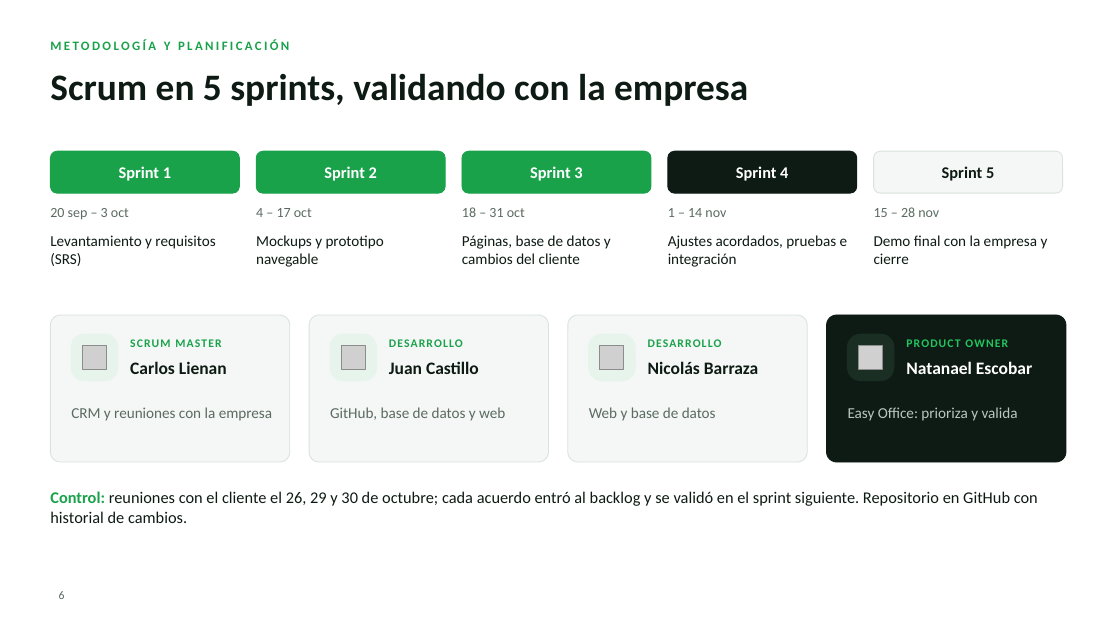
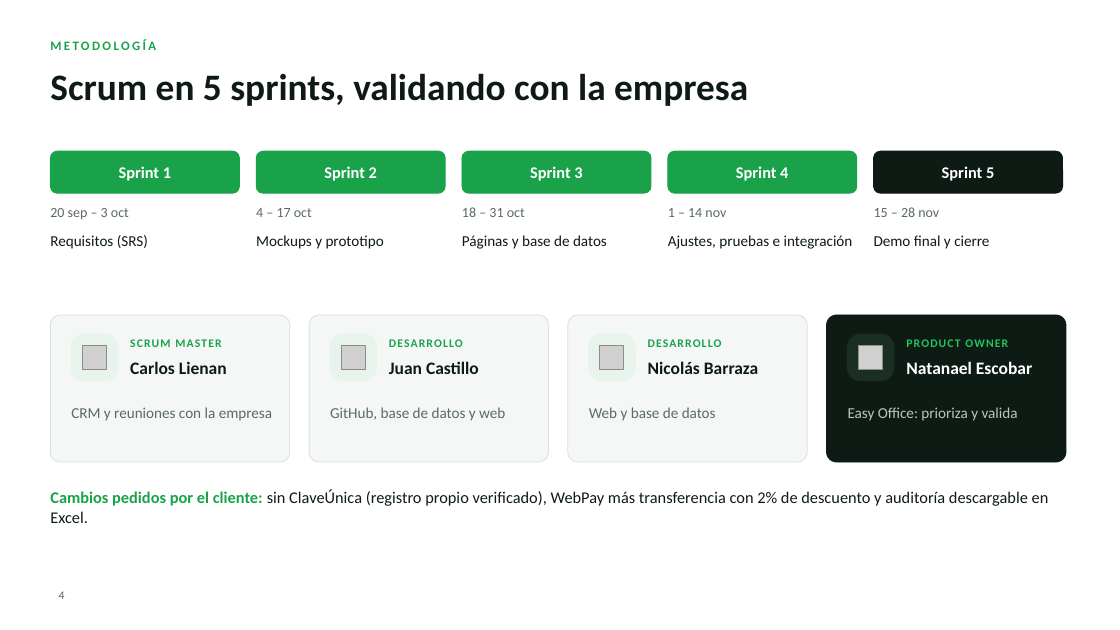
Before and after one commit to carlsLN/Capstone, a slide deck: slide 4 of Fase 3/Presentacion_Final_EasyOffice.pptx (slide 6 before the commit). Drawn at 1120x630 pixels with LibreOffice and Linux fonts; fonts in the diff are those of the drawing; grey boxes stand for pictures; background and template pictures are left out. Boxes give left, top, right and bottom in pixels: in the first picture for what was removed or moved away, otherwise in the second. Text is boxed around its words. In the diff, an @@ line names an element or a change of style, - is before the commit and + after.

```diff
--- a/Fase 3/Presentacion_Final_EasyOffice.pptx
+++ b/Fase 3/Presentacion_Final_EasyOffice.pptx
@@ text at bbox=[50, 39, 156, 50]: text changed @@
-METODOLOGÍA Y PLANIFICACIÓN
+METODOLOGÍA
@@ rounded rectangle at bbox=[668, 151, 857, 193]: fill #0E1B14 to #1AA24B; outline #0E1B14 0.75 pt to #1AA24B 0.75 pt @@
@@ text "Sprint 5" at bbox=[942, 166, 994, 181]: text colour #0E1B14 to #FFFFFF @@
@@ rounded rectangle at bbox=[874, 151, 1063, 193]: fill #F4F7F5 to #0E1B14; outline #D9E3DC 0.75 pt to #0E1B14 0.75 pt @@
@@ text at bbox=[50, 235, 148, 249]: text changed @@
-Levantamiento y requisitos (SRS)
+Requisitos (SRS)
@@ text at bbox=[256, 235, 384, 249]: text changed @@
-Mockups y prototipo navegable
+Mockups y prototipo
@@ text at bbox=[462, 235, 607, 249]: text changed @@
-Páginas, base de datos y cambios del cliente
+Páginas y base de datos
@@ text at bbox=[668, 235, 853, 249]: text changed @@
-Ajustes acordados, pruebas e integración
+Ajustes, pruebas e integración
@@ text at bbox=[874, 235, 989, 249]: text changed @@
-Demo final con la empresa y cierre
+Demo final y cierre
@@ text at bbox=[50, 490, 1049, 523]: text changed @@
-Control: reuniones con el cliente el 26, 29 y 30 de octubre; cada acuerdo entró al backlog y se validó en el sprint siguiente. Repositorio en GitHub con historial de cambios.
+Cambios pedidos por el cliente: sin ClaveÚnica (registro propio verificado), WebPay más transferencia con 2% de descuento y auditoría descargable en Excel.
@@ page number at bbox=[59, 591, 65, 599]: text changed @@
-6
+4
```
Also in this commit, not shown: 3 other slides changed, 5 slides added, 11 slides removed, 2 other files.
